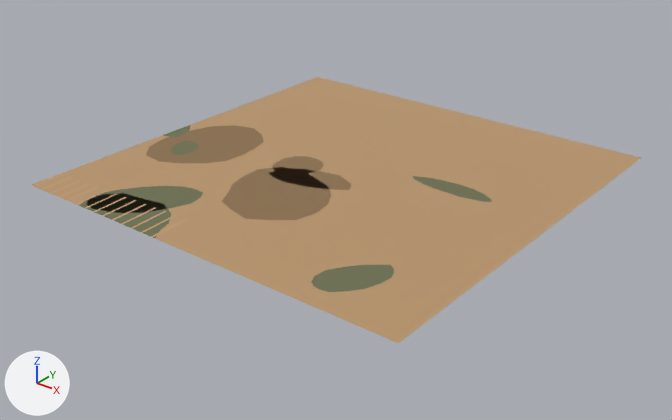
The glTF model public/assets/layouts/D-CROSSING.chunks/crossing-7-4.glb, before and after one commit.
The view is the same before and after, from a 50 mm camera at (171.4, -205.4, 85.5) aimed at (50.7, -54.5, -8.1). The axes (+X, +Y, +Z) are drawn at lower left. The lights are the same throughout. The first picture is the older version.

Names of what the first picture shows: 'crossing-7-4'.
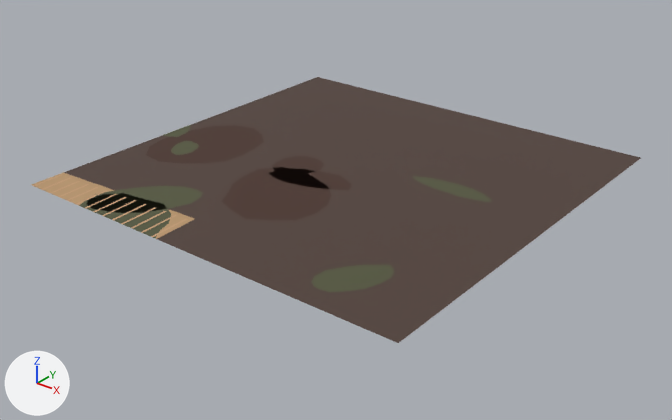
What changed in the scene script:
```text
Add mat_pal_leatheredge:
    mat_pal_leatheredge = principled_material('pal_leatherEdge')
    mat_pal_leatheredge.base_color = (0.0823, 0.0513, 0.0409)  # brown #514039
    mat_pal_leatheredge.roughness = 0.85
Add mat_pal_oliveseam:
    mat_pal_oliveseam = principled_material('pal_oliveSeam')
    mat_pal_oliveseam.base_color = (0.0865, 0.0931, 0.0452)  # dark yellow #53563c
    mat_pal_oliveseam.roughness = 0.85
Add mat_pal_leather:
    mat_pal_leather = principled_material('pal_leather')
    mat_pal_leather.base_color = (0.0666, 0.0307, 0.0212)  # brown #493128
    mat_pal_leather.roughness = 0.85
Change me_dry_ground_216:
    where me_dry_ground_216.from_pydata(...)  # 332 vertices, 160 faces; spans x 0.0..100.0, y -100.0..0.0, z 0.0
    used by ob_crossing_7_4; location = (0.0, 0.0, 0.0)
    me_dry_ground_216 part 1: the 1 face centred in x 22.3, y -33.3, z 0.0 switches from mat_pal_khaki (brown #b9966d) to mat_pal_leatheredge (brown #514039)
    me_dry_ground_216 part 2: the 1 face centred in x 55.7, y -66.7, z 0.0 switches from mat_pal_khaki (brown #b9966d) to mat_pal_leatheredge (brown #514039)
    me_dry_ground_216 part 3: the 1 face centred in x 89.0, y -53.2, z 0.0 switches from mat_pal_khaki (brown #b9966d) to mat_pal_leatheredge (brown #514039)
    me_dry_ground_216 part 4: the 1 face centred in x 89.0, y -19.9, z 0.0 switches from mat_pal_khaki (brown #b9966d) to mat_pal_leatheredge (brown #514039)
    me_dry_ground_216 part 5: all 56 faces that had it switch from mat_pal_khakiseam (brown #8c704e) to mat_pal_leather (brown #493128)
    me_dry_ground_216 part 6: all 70 faces that had it switch from mat_pal_olive (dark yellow #6d7050) to mat_pal_oliveseam (dark yellow #53563c)
    add me_dry_ground_216.materials.append(mat_pal_leatheredge)  # brown #514039
```

What differs and where, as boxes (x1, y1, x2, y2) in the pictures (672 x 420 px):
part 1 of me_dry_ground_216, recoloured (darker): (64, 77, 516, 179) in both
part 2 of me_dry_ground_216, recoloured (darker): (84, 127, 517, 343) in both
part 3 of me_dry_ground_216, recoloured (darker): (399, 127, 519, 342) in both
part 4 of me_dry_ground_216, recoloured (darker): (518, 127, 641, 251) in both
part 5 of me_dry_ground_216, recoloured (darker): (146, 125, 351, 220) in both
part 6 of me_dry_ground_216, recoloured: (79, 125, 492, 292) in both
